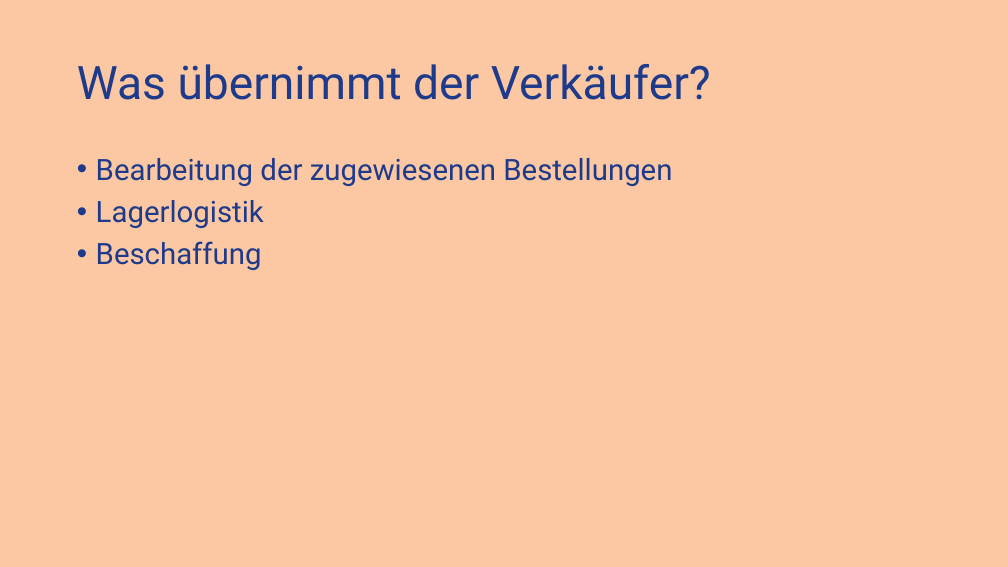
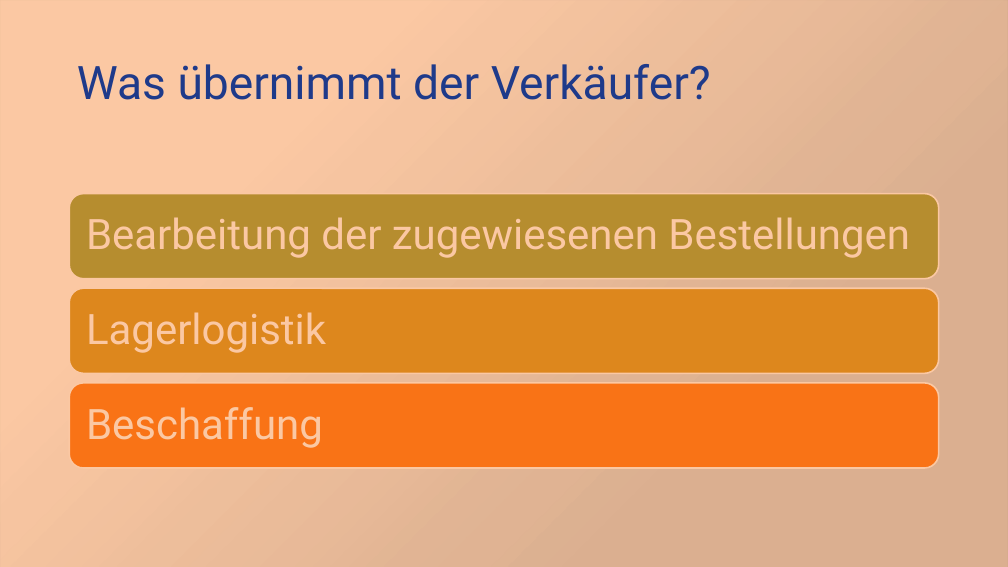
Before and after one commit to dtyrna/olist-marketplace-analysis, a slide deck: slide 4 of docs/Olist-Ecommerce.pptx. Drawn at 1008x567 pixels with LibreOffice and Linux fonts; fonts in the diff are those of the drawing; background and template pictures are left out; a plain dark background stands for a picture behind light text. Boxes give left, top, right and bottom in pixels: in the first picture for what was removed or moved away, otherwise in the second. Text is boxed around its words. In the diff, an @@ line names an element or a change of style, - is before the commit and + after.

```diff
--- a/docs/Olist-Ecommerce.pptx
+++ b/docs/Olist-Ecommerce.pptx
@@ background #FBC8A3 to picture (left out) @@
@@ rectangle added at [0, 0, 1008, 567], fill gradient #FBC8A3 @@
@@ text "Bearbeitung der zugewiesenen Bestellungen": place and size @@
-text "Bearbeitung der zugewiesenen Bestellungen" at [96, 158, 672, 270]
+text "Bearbeitung der zugewiesenen Bestellungen" at [86, 217, 910, 258]
@@ text "Bearbeitung der zugewiesenen Bestellungen" at [86, 217, 910, 258]: size 28 to 40 pt, text colour #1E3A8A to #FBC8A3; bullet • to none; more space between paragraphs; vertical alignment top to middle @@
@@ text at [96, 200, 264, 270]: paragraphs removed @@
-• Lagerlogistik
-• Beschaffung
@@ group added at [70, 194, 939, 468]: 3 rounded rectangles, 2 texts @@
+Lagerlogistik
+Beschaffung
```
Also in this commit, not shown: 2 other slides changed, 11 slides added.
